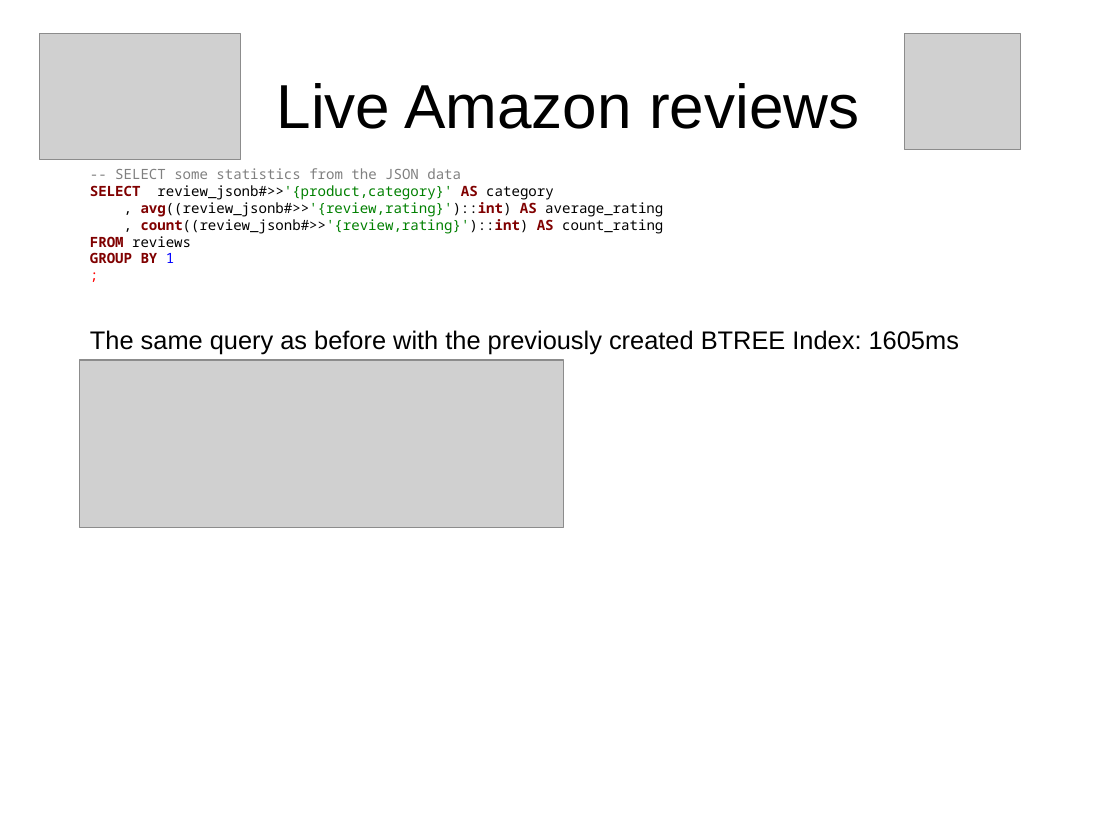
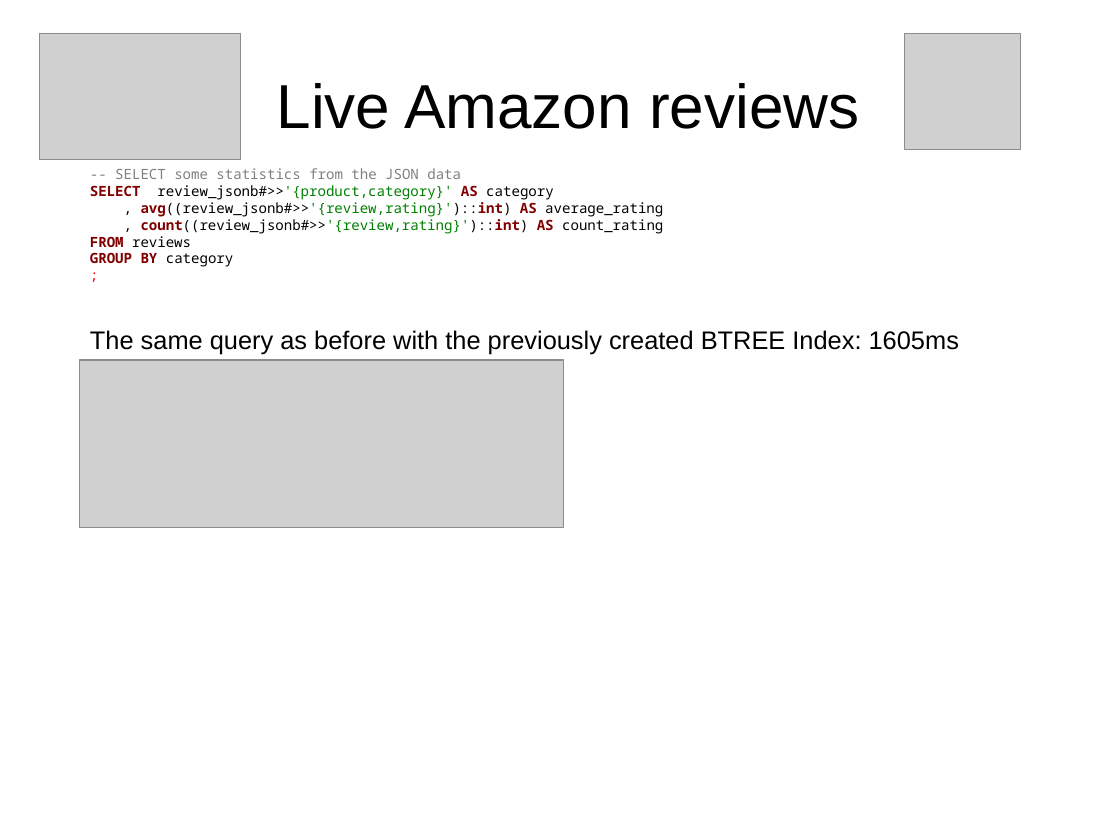
Before and after one commit to sjstoelting/talks, a slide deck: slide 46 of json-by-example/JSON-by-example.odp (slide 43 before the commit). Drawn at 1120x840 pixels with LibreOffice and Linux fonts; fonts in the diff are those of the drawing; grey boxes stand for pictures. Boxes give left, top, right and bottom in pixels: in the first picture for what was removed or moved away, otherwise in the second. Text is boxed around its words. In the diff, an @@ line names an element or a change of style, - is before the commit and + after.

```diff
--- a/json-by-example/JSON-by-example.odp
+++ b/json-by-example/JSON-by-example.odp
@@ text at <box>90,252,234,267</box>: text changed; text colour #800000 to #000000; bold off @@
-GROUP BY 1
+GROUP BY category
```
Also in this commit, not shown: 4 other slides changed, 3 slides added, 3 other files.
